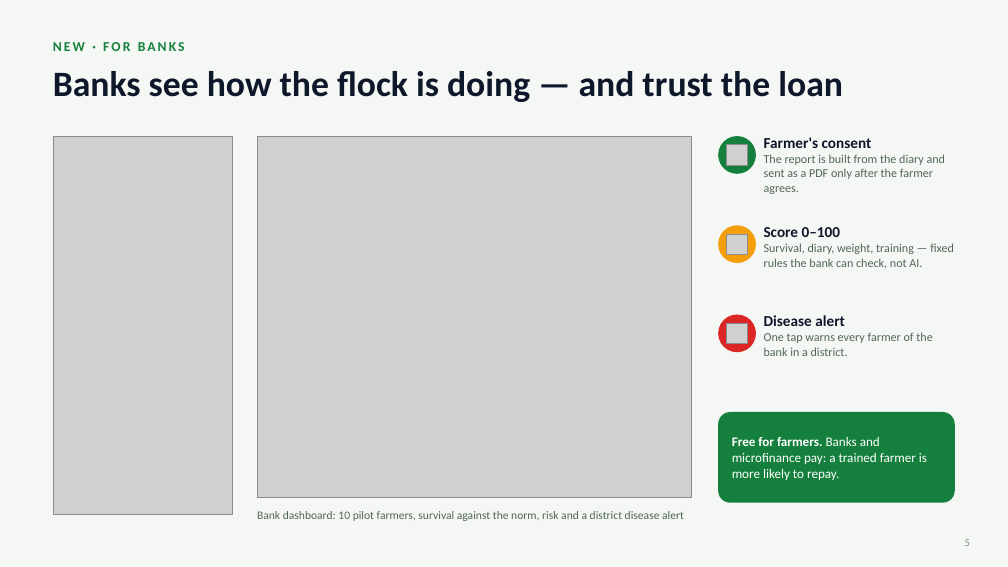
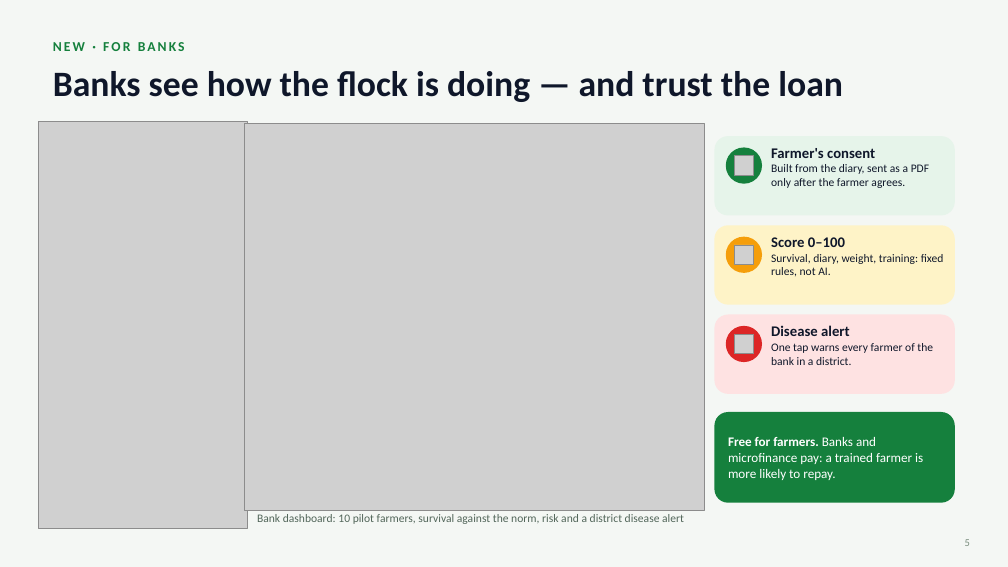
Before and after one commit to ZedRubilan/agrozen, a slide deck: slide 5 of docs/studexpo/AgroZen_StudEXPO-2026.pptx. Drawn at 1008x567 pixels with LibreOffice and Linux fonts; fonts in the diff are those of the drawing; grey boxes stand for pictures. Boxes give left, top, right and bottom in pixels: in the first picture for what was removed or moved away, otherwise in the second. Text is boxed around its words. In the diff, an @@ line names an element or a change of style, - is before the commit and + after.

```diff
--- a/docs/studexpo/AgroZen_StudEXPO-2026.pptx
+++ b/docs/studexpo/AgroZen_StudEXPO-2026.pptx
@@ picture: place and size @@
-picture at [53,136,233,514]
+picture at [39,122,247,529]
@@ picture: place and size @@
-picture at [257,136,692,498]
+picture at [245,124,704,510]
@@ rounded rectangle added at [715,136,955,216], fill #E6F4EA @@
@@ text at [771,148,875,158]: size 14.5 to 14 pt in "Farmer's consent" @@
@@ text "Farmer's consent": place and size @@
-text "Farmer's consent" at [764,137,945,194]
+text "Farmer's consent" at [771,148,929,188]
@@ 3 pictures: place and size @@
-3 pictures at [727,145,748,344]
+3 pictures at [734,156,754,354]
@@ text at [771,164,929,188]: text changed; size 11.5 to 11 pt; text colour #52665A to #0F172A @@
-The report is built from the diary and sent as a PDF only after the farmer agrees.
+Built from the diary, sent as a PDF only after the farmer agrees.
@@ rounded rectangle added at [715,225,955,305], fill #FEF3C7 @@
@@ text at [771,237,845,247]: size 14.5 to 14 pt in "Score 0–100" @@
@@ text "Score 0–100": place and size @@
-text "Score 0–100" at [764,227,954,268]
+text "Score 0–100" at [771,237,944,276]
@@ text at [771,254,944,276]: text changed; size 11.5 to 11 pt; text colour #52665A to #0F172A @@
-Survival, diary, weight, training — fixed rules the bank can check, not AI.
+Survival, diary, weight, training: fixed rules, not AI.
@@ rounded rectangle added at [715,315,955,394], fill #FEE2E2 @@
@@ 3 ellipses: place and size @@
-3 ellipses at [718,136,756,352]
+3 ellipses at [726,147,762,362]
@@ text "Disease alert": place and size @@
-text "Disease alert" at [764,315,932,356]
+text "Disease alert" at [771,325,933,365]
@@ text "Disease alert" at [771,325,933,365]: size 14.5 to 14 pt in "Disease alert"; size 11.5 to 11 pt, text colour #52665A to #0F172A in "One tap warns every farmer of the ..." @@
@@ rounded rectangle at [715,412,955,503]: proportions changed @@
@@ text "Free for farmers. Banks and ...": place and size @@
-text "Free for farmers. Banks and ..." at [732,437,927,480]
+text "Free for farmers. Banks and ..." at [728,437,923,480]
```
Also in this commit, not shown: 6 other slides changed, 4 other files.
